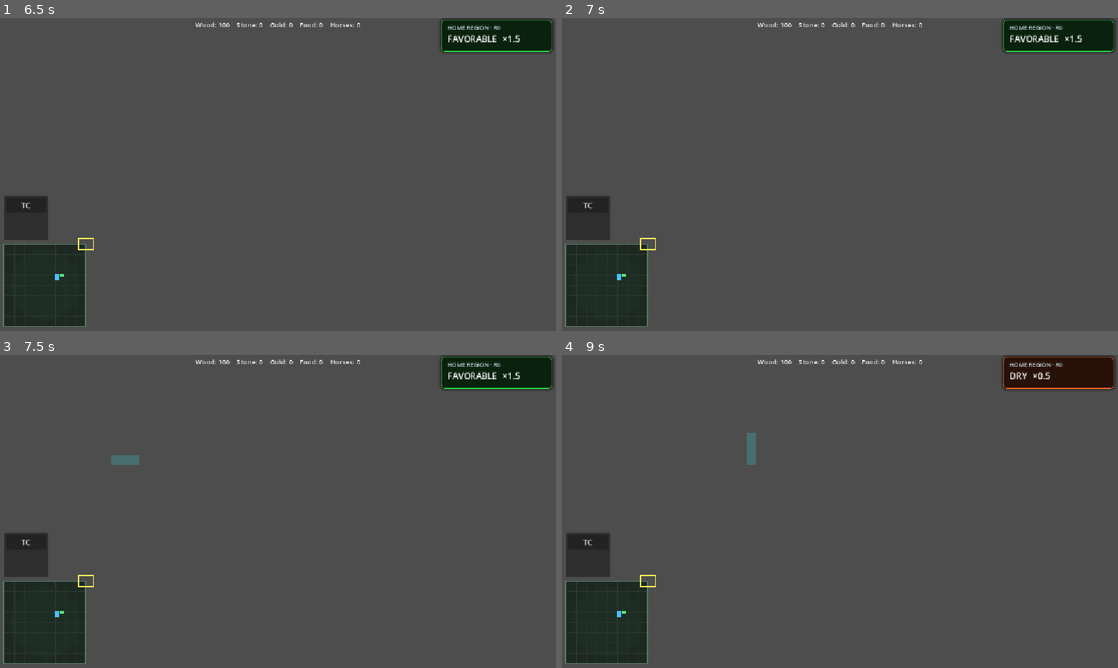
Above: before the commit, frames 1-4 (two rows, left to right).
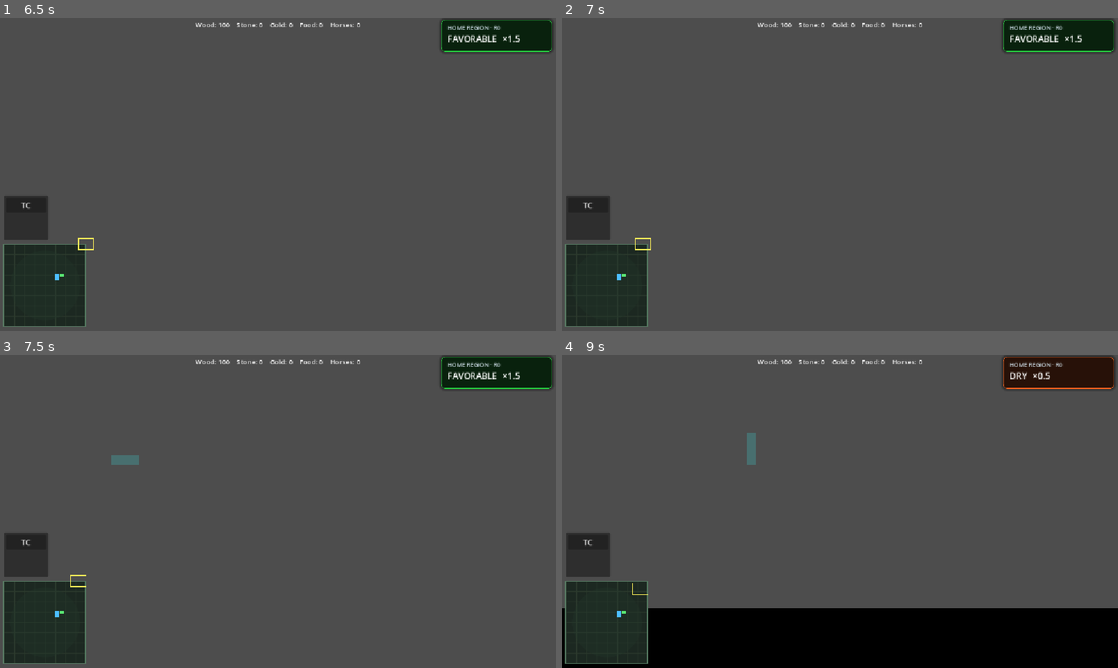
Above: after the commit, the same moments.

Repository: Ferrum-t/RTS-Game
Game: Godot game, scene res://Scenes/World/World.tscn
Two runs of this game, one before a commit and one after it. Both use one fixed random seed, a clock stepped at 60 frames per second and the inputs below. Before the commit the project has no main scene; this scene is started directly in both runs.
Inputs (mouse positions are in pixels of both pictures, inside the frame that each line leads up to):
- Up to frame 1 (6.5 s): click "TC" at 0.5 s; click "Worker (50W)" at 1.25 s; click "Pack" at 2 s; click "Cancel last" at 2.75 s; drag from (44, 284) to (333, 105) at 3.52 s; drag from (166, 190) to (250, 237) at 4.27 s; move the mouse to (333, 105) at 5.02 s; hold D (move_right, bound only after the commit) 5.03-5.75 s; tap P at 5.1 s; tap Enter at 5.75 s; drag from (250, 237) to (111, 127) at 5.77 s
- Up to frame 2 (7 s): move the mouse to (1006, 221) at 6.52 s; hold Left (move_left, bound only after the commit) from 6.53 s (still down); tap U at 6.6 s
- Up to frame 3 (7.5 s): release Left (move_left, bound only after the commit) at 7.25 s; tap Space at 7.25 s; drag from (111, 464) to (194, 433) at 7.27 s
- Up to frame 4 (9 s): move the mouse to (867, 511) at 8.02 s; hold Down (move_back, bound only after the commit) 8.03-8.75 s; tap R at 8.1 s; click (867, 511) at 8.17 s; drag from (756, 433) to (728, 527) at 8.77 s

Frame 1 is identical in both runs. In frame 2, less than 0.1% of the frame differs, in the area x 13-17%, y 70-75%; in frame 3, less than 0.1%; in frame 4, 16%, in the area x 0-100%, y 70-100%.

Commit message:
Add VisibilityMap autoload (preserve full project.godot)

Diff:
--- a/project.godot
+++ b/project.godot
@@ -10,8 +10,8 @@
 
 [application]
 
-config/name="RTS Game"
-run/main_scene="res://Scenes/Main.tscn"
+config/name="NomadWars"
+run/main_scene="uid://blxw0veepytk3"
 config/features=PackedStringArray("4.7", "Forward Plus")
 config/icon="res://icon.svg"
 
@@ -30,3 +30,43 @@
 
 window/stretch/mode="canvas_items"
 window/stretch/aspect="expand"
+
+[input]
+
+move_forward={
+"deadzone": 0.2,
+"events": [Object(InputEventKey,"resource_local_to_scene":false,"resource_name":"","device":16,"window_id":0,"alt_pressed":false,"shift_pressed":false,"ctrl_pressed":false,"meta_pressed":false,"pressed":false,"keycode":0,"physical_keycode":4194320,"key_label":0,"unicode":0,"location":0,"echo":false,"script":null)
+, Object(InputEventKey,"resource_local_to_scene":false,"resource_name":"","device":16,"window_id":0,"alt_pressed":false,"shift_pressed":false,"ctrl_pressed":false,"meta_pressed":false,"pressed":false,"keycode":0,"physical_keycode":87,"key_label":0,"unicode":0,"location":0,"echo":false,"script":null)
+]
+}
+move_back={
+"deadzone": 0.2,
+"events": [Object(InputEventKey,"resource_local_to_scene":false,"resource_name":"","device":16,"window_id":0,"alt_pressed":false,"shift_pressed":false,"ctrl_pressed":false,"meta_pressed":false,"pressed":false,"keycode":0,"physical_keycode":4194322,"key_label":0,"unicode":0,"location":0,"echo":false,"script":null)
+, Object(InputEventKey,"resource_local_to_scene":false,"resource_name":"","device":16,"window_id":0,"alt_pressed":false,"shift_pressed":false,"ctrl_pressed":false,"meta_pressed":false,"pressed":false,"keycode":0,"physical_keycode":83,"key_label":0,"unicode":0,"location":0,"echo":false,"script":null)
+]
+}
+move_left={
+"deadzone": 0.2,
+"events": [Object(InputEventKey,"resource_local_to_scene":false,"resource_name":"","device":16,"window_id":0,"alt_pressed":false,"shift_pressed":false,"ctrl_pressed":false,"meta_pressed":false,"pressed":false,"keycode":0,"physical_keycode":4194319,"key_label":0,"unicode":0,"location":0,"echo":false,"script":null)
+, Object(InputEventKey,"resource_local_to_scene":false,"resource_name":"","device":16,"window_id":0,"alt_pressed":false,"shift_pressed":false,"ctrl_pressed":false,"meta_pressed":false,"pressed":false,"keycode":0,"physical_keycode":65,"key_label":0,"unicode":0,"location":0,"echo":false,"script":null)
+]
+}
+move_right={
+"deadzone": 0.2,
+"events": [Object(InputEventKey,"resource_local_to_scene":false,"resource_name":"","device":16,"window_id":0,"alt_pressed":false,"shift_pressed":false,"ctrl_pressed":false,"meta_pressed":false,"pressed":false,"keycode":0,"physical_keycode":68,"key_label":0,"unicode":0,"location":0,"echo":false,"script":null)
+, Object(InputEventKey,"resource_local_to_scene":false,"resource_name":"","device":16,"window_id":0,"alt_pressed":false,"shift_pressed":false,"ctrl_pressed":false,"meta_pressed":false,"pressed":false,"keycode":0,"physical_keycode":68,"key_label":0,"unicode":0,"location":0,"echo":false,"script":null)
+]
+}
+build={
+"deadzone": 0.2,
+"events": [Object(InputEventKey,"resource_local_to_scene":false,"resource_name":"","device":16,"window_id":0,"alt_pressed":false,"shift_pressed":false,"ctrl_pressed":false,"meta_pressed":false,"pressed":false,"keycode":0,"physical_keycode":66,"key_label":0,"unicode":0,"location":0,"echo":false,"script":null)
+]
+}
+
+[physics]
+
+3d/physics_engine="Jolt Physics"
+
+[rendering]
+
+rendering_device/driver.windows="d3d12"
